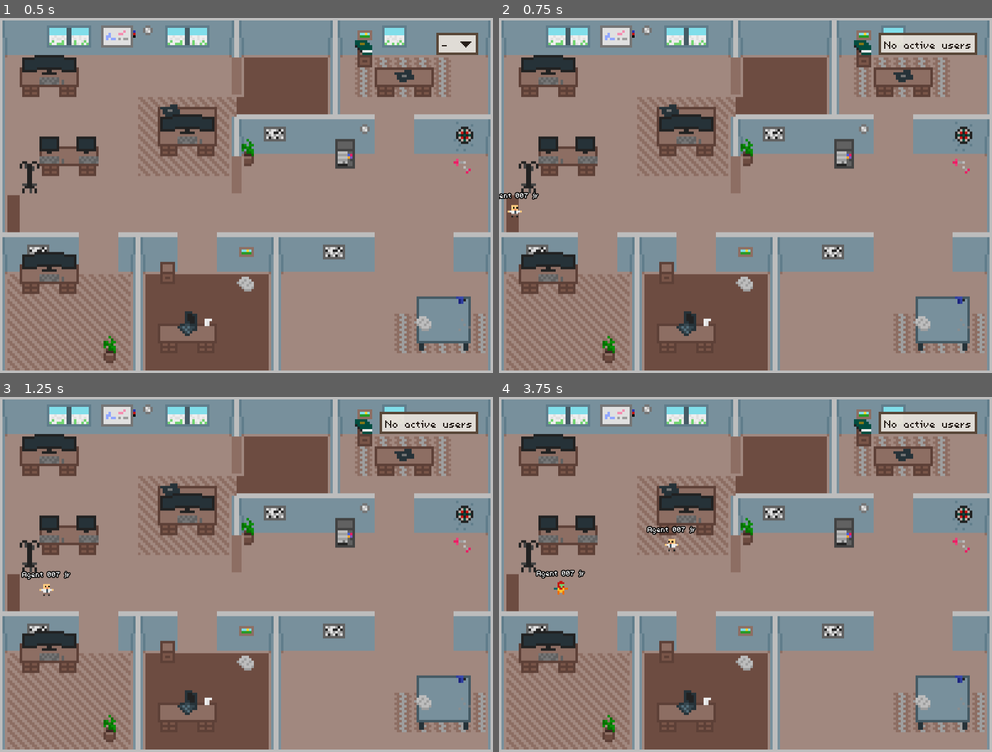
Above: before the commit, frames 1-4 (two rows, left to right).
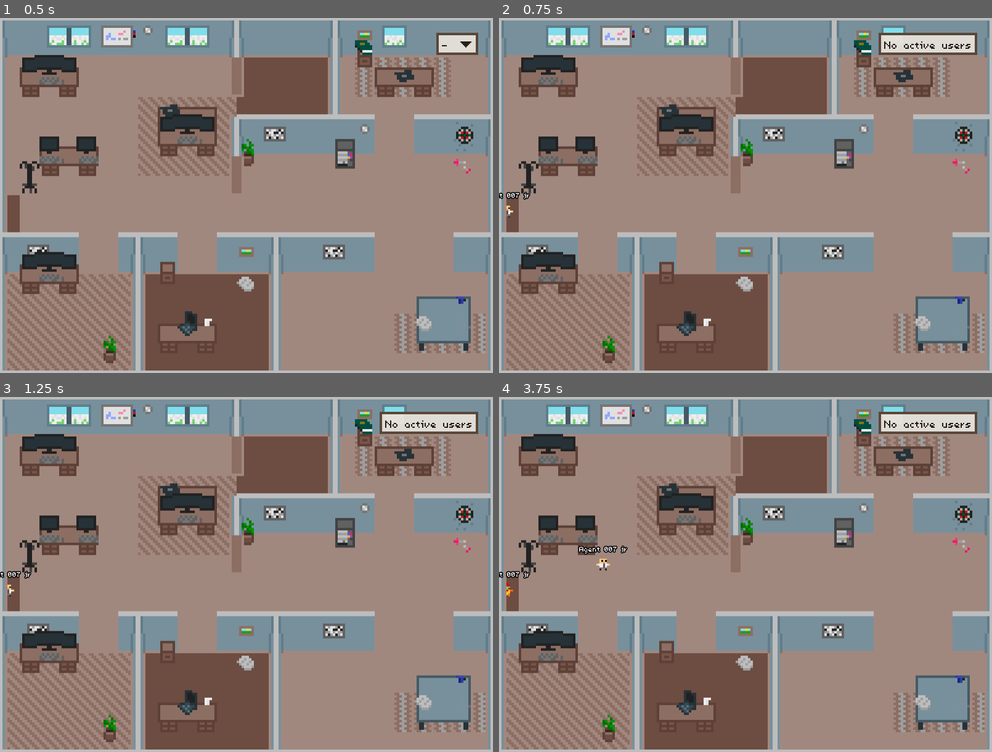
Above: after the commit, the same moments.

Repository: einord/agent-office
Game: Godot game, scene res://scenes/main.tscn
Same seed, same stepped clock (60 frames per second), same inputs: the game is played once before the commit and once after it.
Inputs (mouse positions are in pixels of both pictures, inside the frame that each line leads up to):
- Up to frame 1 (0.5 s): no input
- Up to frame 2 (0.75 s): tap Enter at 0.5 s; move the mouse to (957, 42) at 0.52 s; tap J at 0.6 s; click (957, 42) at 0.67 s
- Up to frame 3 (1.25 s): no input
- Up to frame 4 (3.75 s): move the mouse to (646, 592) at 1.27 s; tap one key every 0.75 s from 1.35 s: 1 2 J 1; click (646, 592) at 1.42 s; move the mouse to (794, 496) at 2.02 s; click (794, 496) at 2.17 s; move the mouse to (720, 645) at 2.77 s; click (720, 645) at 2.92 s; move the mouse to (893, 627) at 3.52 s; click (893, 627) at 3.67 s

Frame 1 is identical in both runs. In frame 2, 0.2% of the frame differs, in the area x 0-9%, y 48-57%; in frame 3, 0.3%; in frame 4, 0.8%, in the area x 0-40%, y 36-57%.

Commit message:
feat: enhance agent behavior with group management and workstation preference logic

Diff:
--- a/gui/agent-office/scenes/agent.gd
+++ b/gui/agent-office/scenes/agent.gd
@@ -33,6 +33,7 @@
 var _has_arrived_at_work: bool = false
 
 func _ready() -> void:
+	add_to_group("agent")
 	navigation_agent.velocity_computed.connect(Callable(_on_velocity_computed))
 	_setup_name_label()
 	# Vänta en frame så att navigationskartan hinner synkroniseras
@@ -96,9 +97,11 @@
 		scale = Vector2(SIDECHAIN_SCALE, SIDECHAIN_SCALE)
 
 ## Changes the agent's state and triggers exit/enter callbacks.
+## If already WORKING and receiving WORKING again, stays at current workstation.
 func change_state(new_state: AgentState) -> void:
-	if current_state != new_state:
-		_exit_state(current_state)
+	if current_state == new_state:
+		return
+	_exit_state(current_state)
 	current_state = new_state
 	_enter_state(new_state)
 
@@ -127,15 +130,29 @@
 			_is_exit_waiting = false
 
 ## Sets target to a random work station from the "work_station" group.
+## Prefers unoccupied stations; falls back to any if all are taken.
 func _set_work_target() -> void:
 	var work_stations = get_tree().get_nodes_in_group("work_station")
-	if work_stations.size() > 0:
-		var target_node = work_stations[randi() % work_stations.size()]
-		current_workstation = target_node
-		set_movement_target(target_node.global_position)
-	else:
-		# Fallback if no work stations exist
+	if work_stations.size() == 0:
 		set_movement_target(global_position)
+		return
+
+	# Collect occupied workstations from other agents
+	var occupied: Dictionary = {}
+	for other in get_tree().get_nodes_in_group("agent"):
+		if other != self and other.current_workstation != null:
+			occupied[other.current_workstation] = true
+
+	# Prefer unoccupied stations
+	var free_stations: Array = []
+	for ws in work_stations:
+		if not occupied.has(ws):
+			free_stations.append(ws)
+
+	var pool = free_stations if free_stations.size() > 0 else work_stations
+	var target_node = pool[randi() % pool.size()]
+	current_workstation = target_node
+	set_movement_target(target_node.global_position)
 
 ## Sets target to a random position near a break area from the "break_area" group.
 func _set_idle_target() -> void:
